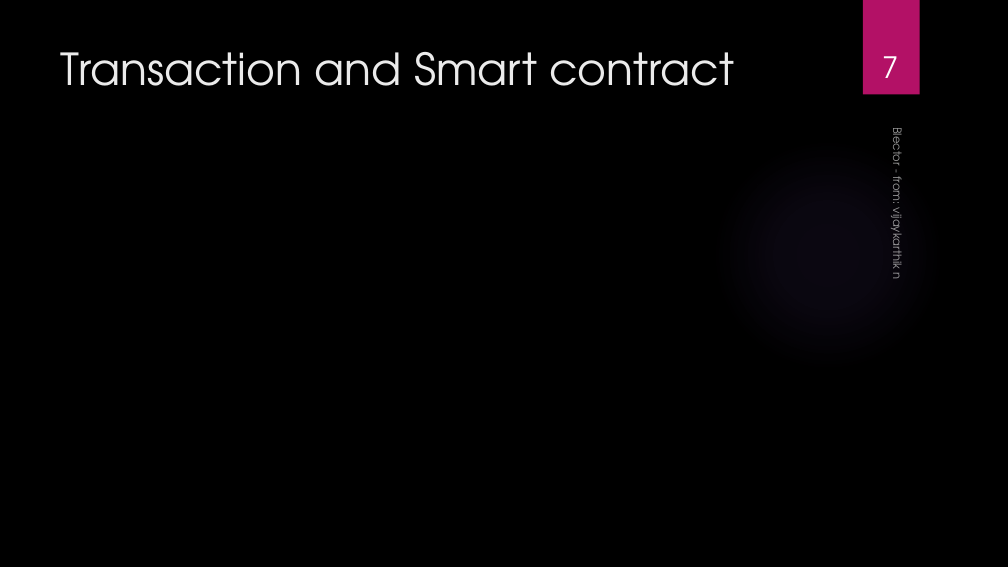
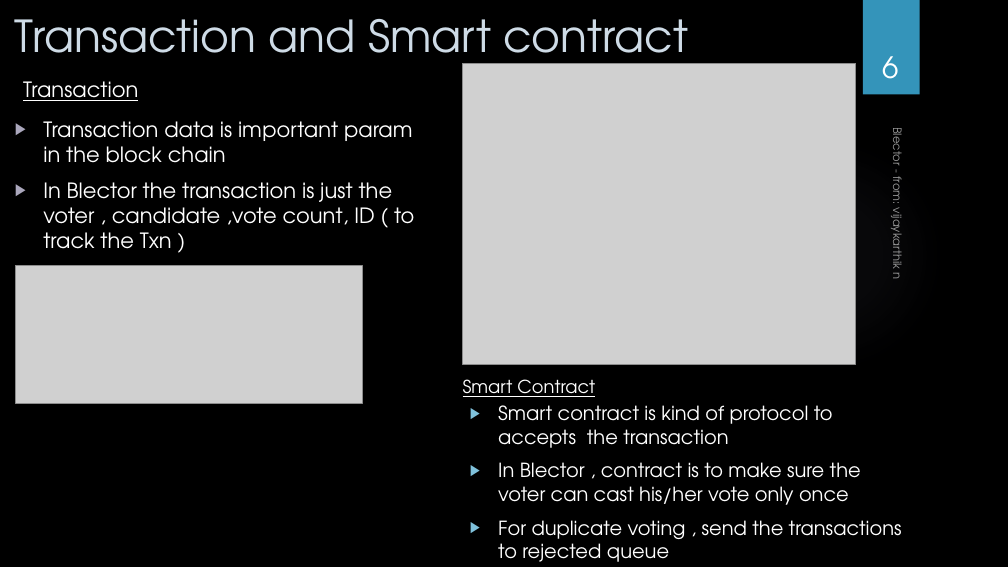
Before and after one commit to karthigowtham/block-chain-electronic-voting-reference-implementation-using-javascript, a slide deck: slide 6 of Blector.pptx (slide 7 before the commit). Drawn at 1008x567 pixels with LibreOffice and Linux fonts; fonts in the diff are those of the drawing; grey boxes stand for pictures; background and template pictures are left out. Boxes give left, top, right and bottom in pixels: in the first picture for what was removed or moved away, otherwise in the second. Text is boxed around its words. In the diff, an @@ line names an element or a change of style, - is before the commit and + after.

```diff
--- a/Blector.pptx
+++ b/Blector.pptx
@@ title "Transaction and Smart contract": place and size @@
-title "Transaction and Smart contract" at [61,52,734,86]
+title "Transaction and Smart contract" at [15,19,688,73]
@@ title "Transaction and Smart contract" at [15,19,688,73]: text colour #EBEBEB to #CEDBE6 @@
@@ rectangle at [863,0,920,95]: fill #B31166 to #3494BA @@
@@ page number at [882,56,898,79]: text changed @@
-7
+6
@@ text added at [23,81,138,101], 20 pt, text #FFFFFF, underline @@
+Transaction
@@ picture added at [463,64,857,364] @@
@@ text added at [43,121,414,249], 20 pt, text #FFFFFF @@
+▶ Transaction data is important param in the block chain
+▶ In Blector the transaction is just the voter , candidate ,vote count, ID ( to track the Txn )
@@ ellipse at [712,138,944,371]: fill gradient #9B6BF2 to gradient #7F7B9A @@
@@ picture added at [16,266,363,404] @@
@@ text added at [463,379,595,397], 17 pt, text #FFFFFF, underline @@
+Smart Contract
@@ text added at [498,405,902,562], 18.5 pt, text #FFFFFF @@
+▶ Smart contract is kind of protocol to accepts the transaction
+▶ In Blector , contract is to make sure the voter can cast his/her vote only once
+▶ For duplicate voting , send the transactions to rejected queue
```
Also in this commit, not shown: 12 other slides changed.
